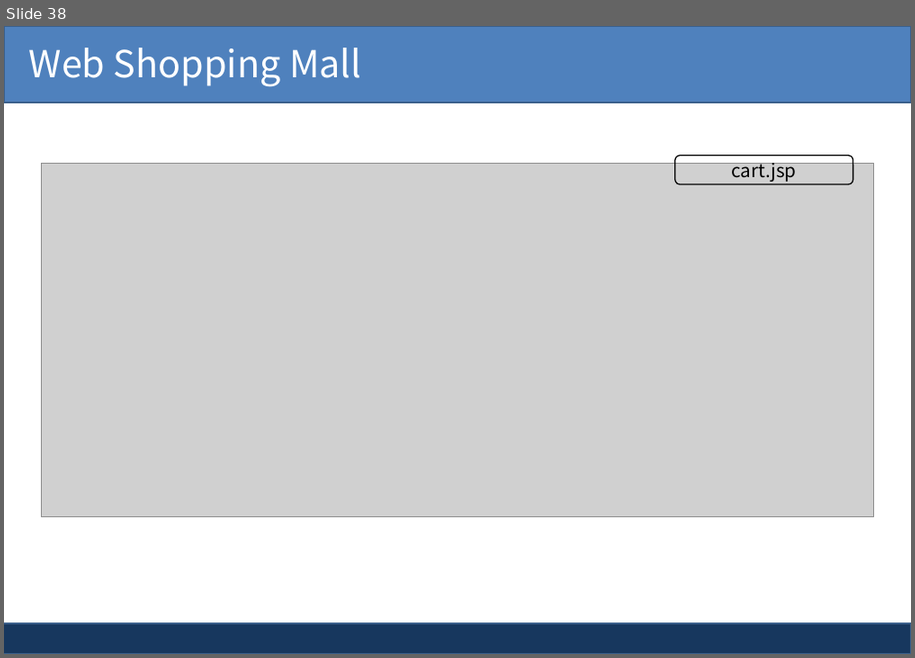
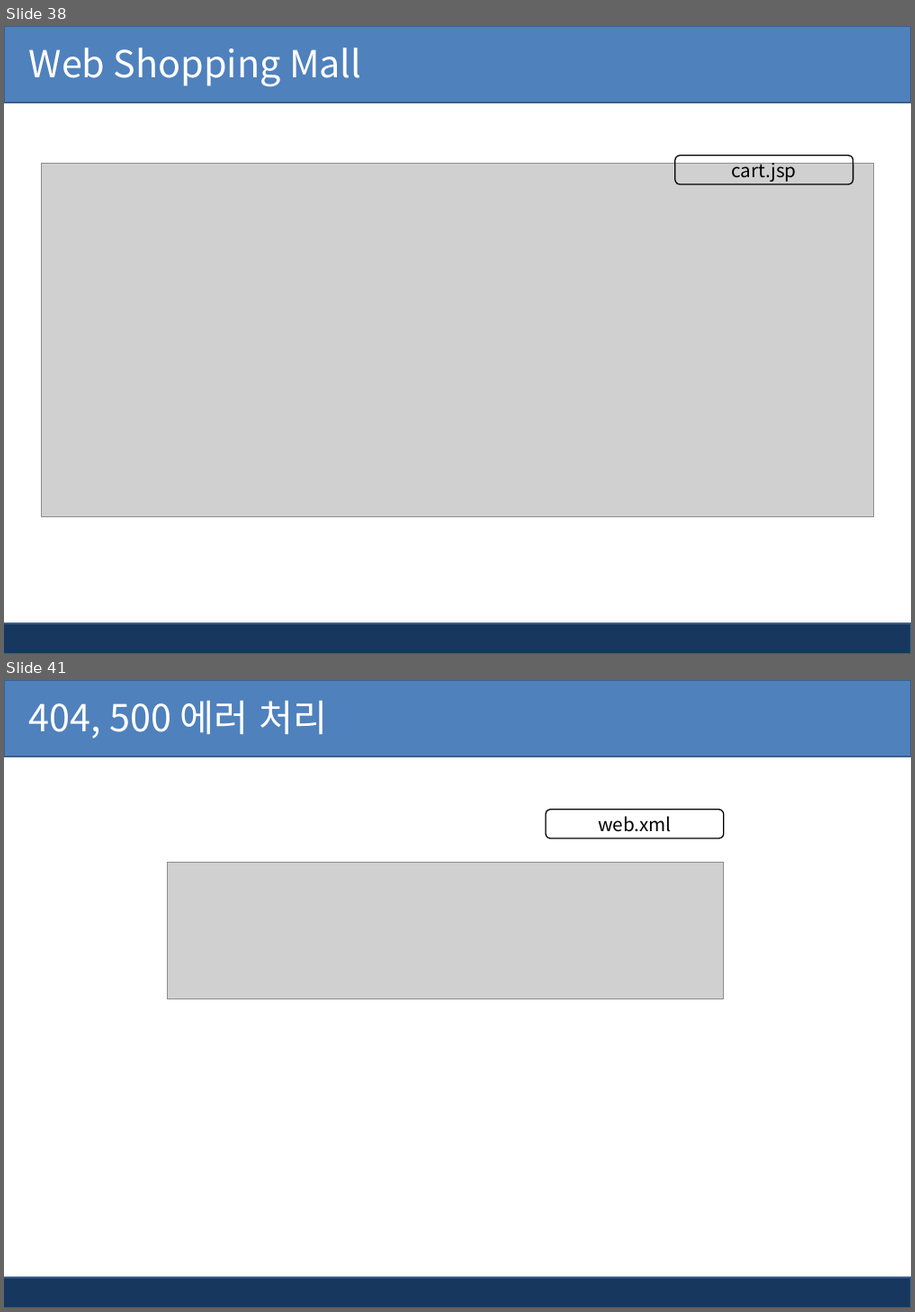
Before and after one commit to kiyongee2/green_project_web, a slide deck: jsp_ppt/WebMarket_상품.pptx. Shown one above the other, each under a label of ours: slide 38 before the commit, slides 38 and 41 after it; the slides between them are not shown. The pictures are 915x658 and 915x1312 pixels, drawn with LibreOffice and Linux fonts; fonts in the diff are those of the drawing; grey boxes stand for pictures; background and template pictures are left out. Boxes give left, top, right and bottom in pixels: in the first picture for what was removed or moved away, otherwise in the second. Text is boxed around its words. In the diff, an @@ line names an element or a change of style, - is before the commit and + after.

```diff
--- a/jsp_ppt/WebMarket_상품.pptx
+++ b/jsp_ppt/WebMarket_상품.pptx
@@ slide 41 added at bbox=[4, 680, 911, 1308], background #FFFFFF; not listed: 2 template elements that a slide beside it also shows @@
@@ text added at bbox=[29, 701, 327, 738], 32 pt, text #FFFFFF @@
+404, 500 에러 처리
@@ rounded rectangle added at bbox=[546, 810, 724, 839], outline #000000 1 pt, 16 pt, text #000000 @@
+web.xml
@@ picture added at bbox=[167, 863, 724, 1000] @@
```
Also in this commit, not shown: 2 other slides added, 3 other files.
